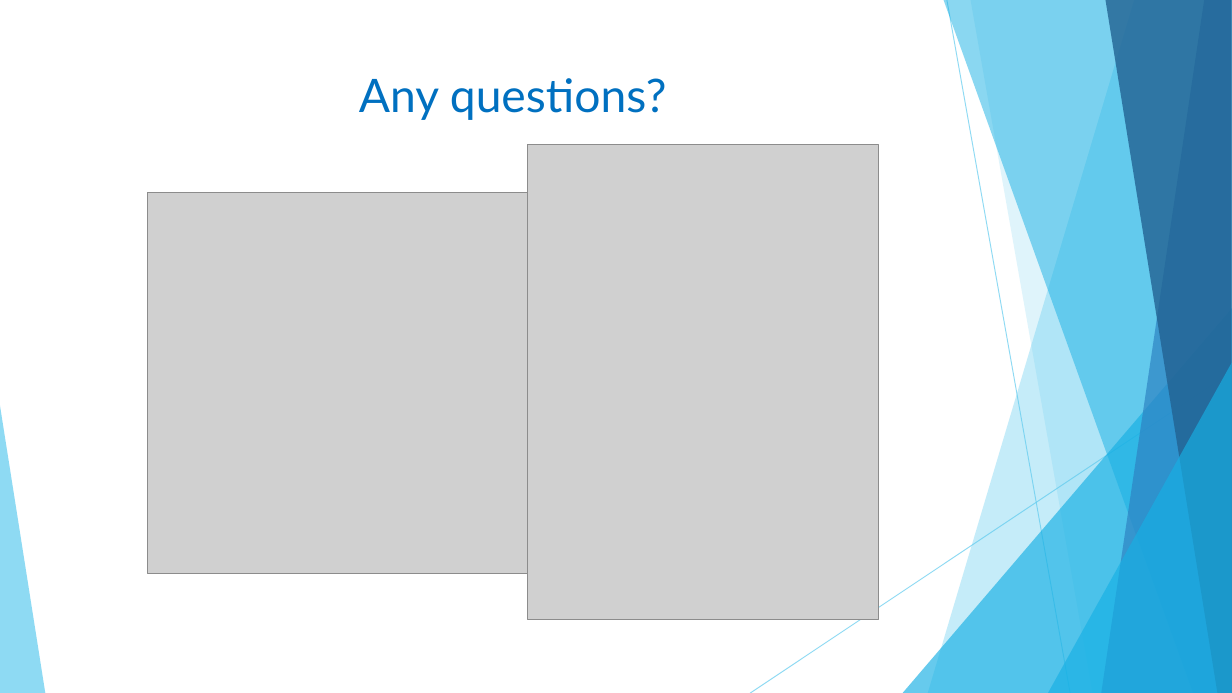
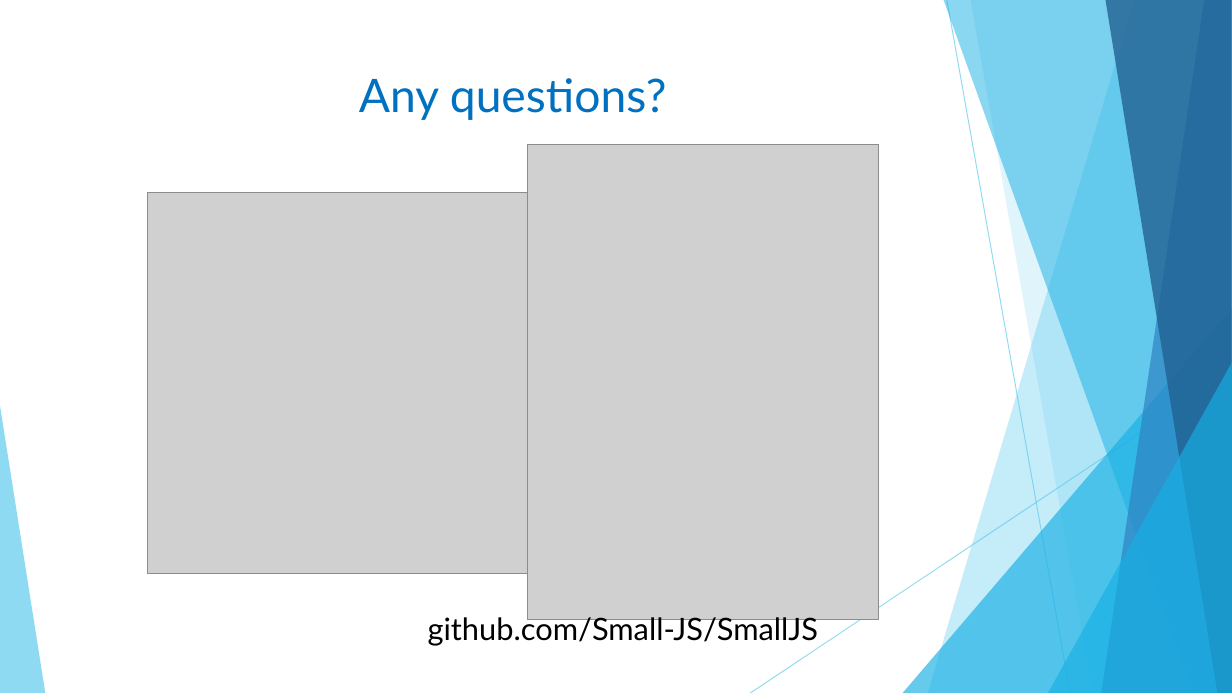
Before and after one commit to Small-JS/SmallJS, a slide deck: slide 11 of Documentation/Why_SmallJS.pptx. Drawn at 1232x693 pixels with LibreOffice and Linux fonts; fonts in the diff are those of the drawing; grey boxes stand for pictures. Boxes give left, top, right and bottom in pixels: in the first picture for what was removed or moved away, otherwise in the second. Text is boxed around its words. In the diff, an @@ line names an element or a change of style, - is before the commit and + after.

```diff
--- a/Documentation/Why_SmallJS.pptx
+++ b/Documentation/Why_SmallJS.pptx
@@ text added at <box>428,613,819,646</box>, 24 pt, text #000000 @@
+github.com/Small-JS/SmallJS
```
Also in this commit, not shown: 3 other slides changed.
